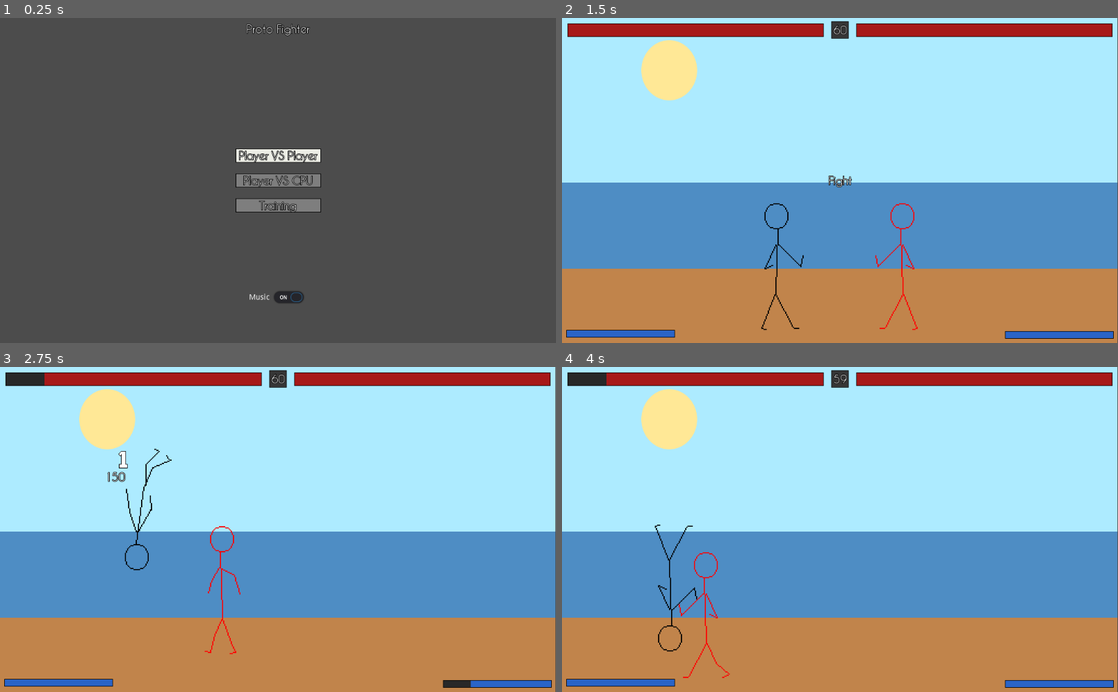
Above: before the commit, frames 1-4 (two rows, left to right).
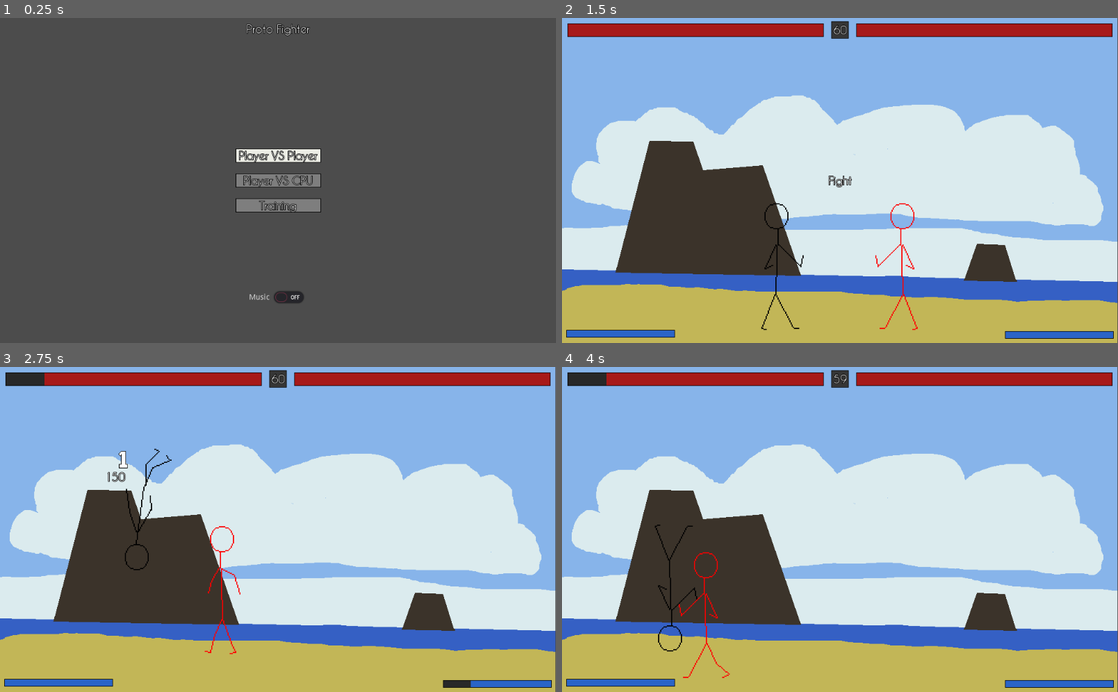
Above: after the commit, the same moments.

Repository: LukeSSJ/MiniFighter
Game: Godot game, scene res://Menu.tscn
Same seed, same stepped clock (60 frames per second), same inputs: the game is played once before the commit and once after it.
Inputs:
- Up to frame 1 (0.25 s): no input
- Up to frame 2 (1.5 s): click "Player VS CPU" at 0.5 s; tap Enter at 1.25 s; hold D (keyboard_right) from 1.28 s (still down); tap L at 1.35 s
- Up to frame 3 (2.75 s): tap J (ui_accept) at 1.52, 2.27 s; release D (keyboard_right) at 2.03 s; hold S from 2.03 s (still down); tap L at 2.1 s
- Up to frame 4 (4 s): release S at 2.78 s; hold D (keyboard_right) 2.78-3.53 s; tap L at 2.85, 3.6 s; hold W from 3.53 s (still down); tap J (ui_accept) at 3.77 s

The runs differ from the first frame. In frame 1, less than 0.1% of the frame differs, in the area x 45-55%, y 84-88%; in frame 2, 95%; in frame 3, 95%; in frame 4, 95%, in the area x 0-100%, y 0-100%.

Commit message:
Stage updated

Diff:
--- /dev/null
+++ b/ControllerDummy.gd
@@ -0,0 +1,5 @@
+extends "res://Controller.gd"
+
+func update():
+	dir = Vector2.ZERO
+	dir.x *= player.facing
--- /dev/null
+++ b/ControllerDummy.tscn
@@ -0,0 +1,6 @@
+[gd_scene load_steps=2 format=2]
+
+[ext_resource path="res://ControllerDummy.gd" type="Script" id=1]
+
+[node name="ControllerDummy" type="Node2D"]
+script = ExtResource( 1 )
--- a/Global.gd
+++ b/Global.gd
@@ -13,7 +13,7 @@
 	UNBLOCKABLE,
 }
 
-var music = true
+var music = false
 
 var game_mode
 var input_methods = []
--- a/Main.gd
+++ b/Main.gd
@@ -10,6 +10,7 @@
 onready var Player = preload("res://Player.tscn")
 onready var Controller = preload("res://Controller.tscn")
 onready var ControllerCPU = preload("res://ControllerCPU.tscn")
+onready var ControllerDummy = preload("res://ControllerDummy.tscn")
 onready var UI = $UI
 
 func _ready():
@@ -34,8 +35,11 @@
 	for i in range(0, 2):
 		p[i] = Player.instance()
 		var ControllerType = Controller
-		if i == 1 and Global.game_mode == Global.VS_CPU:
-			ControllerType = ControllerCPU
+		if Global.game_mode == Global.VS_CPU:
+			if i == 1:
+				ControllerType = ControllerCPU
+		elif Global.input_methods[i] == null:
+			ControllerType = ControllerDummy
 		var controller = ControllerType.instance()
 		p[i].controller = controller
 		p[i].add_child(controller)
Binary file changed: stage/beach.png
